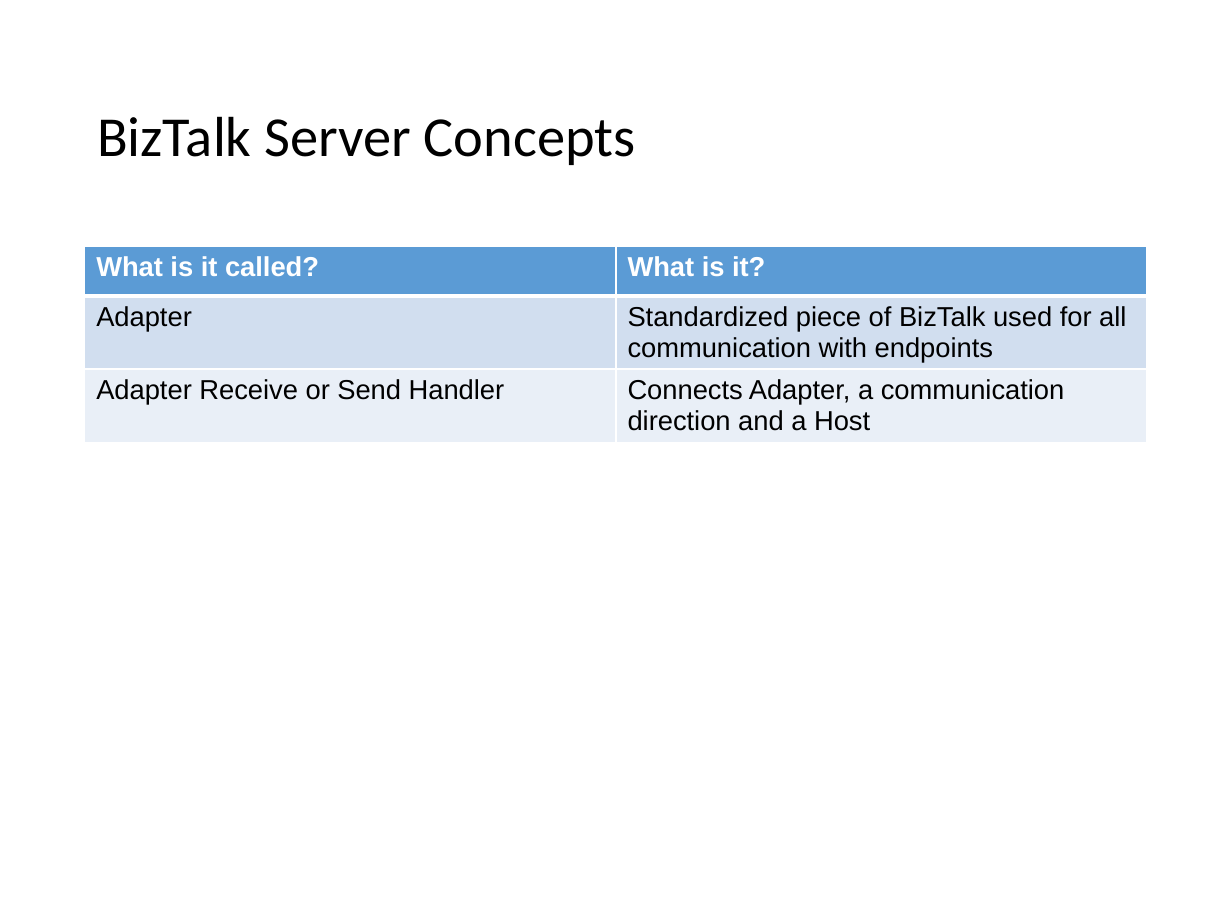
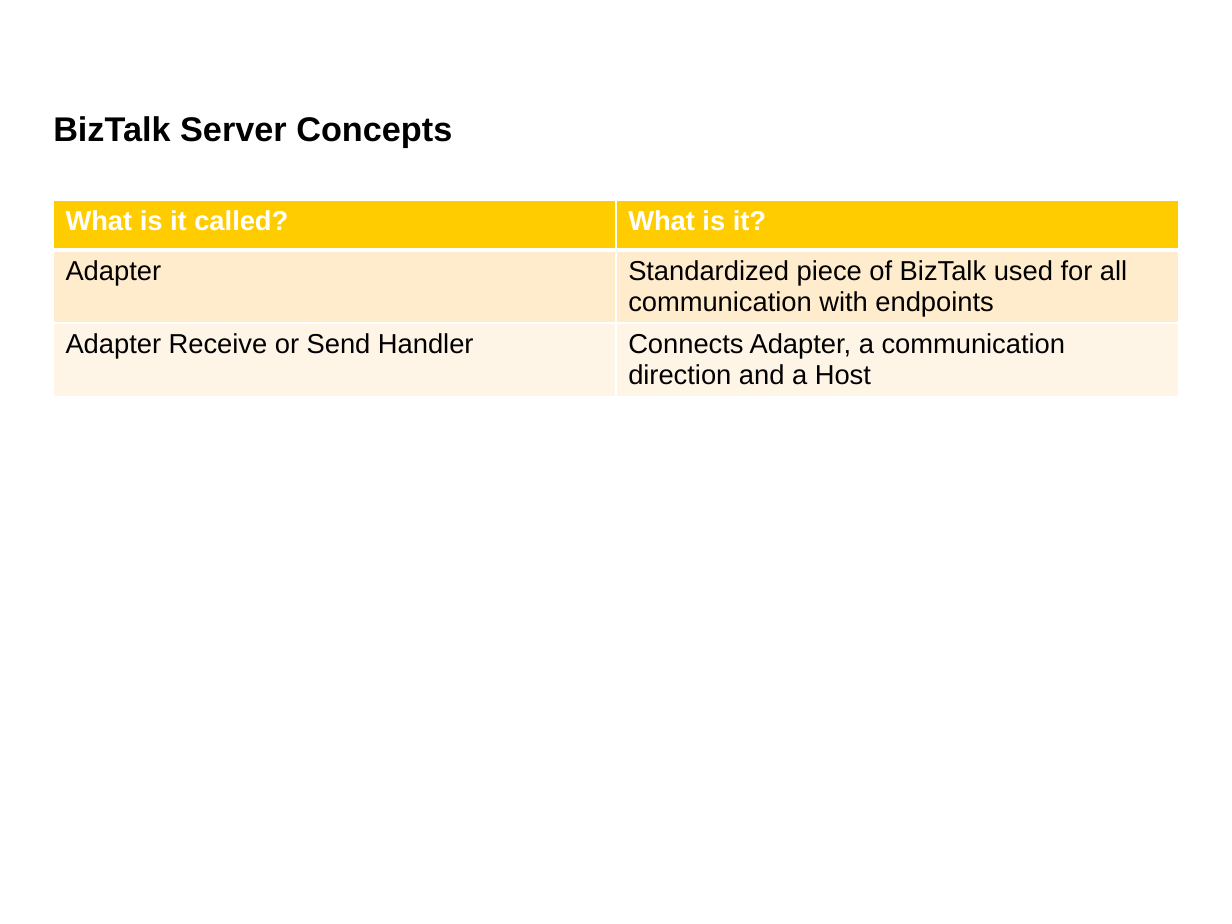
Before and after one commit to wmmihaa/BizTalk-Server---Developing-Integration-Solutions, a slide deck: slide 28 of Slides/Module 1 - Introduction to BizTalk Server.pptx. Drawn at 1232x924 pixels with LibreOffice and Linux fonts; fonts in the diff are those of the drawing. Boxes give left, top, right and bottom in pixels: in the first picture for what was removed or moved away, otherwise in the second. Text is boxed around its words. In the diff, an @@ line names an element or a change of style, - is before the commit and + after.

```diff
--- a/Slides/Module 1 - Introduction to BizTalk Server.pptx
+++ b/Slides/Module 1 - Introduction to BizTalk Server.pptx
@@ title "BizTalk Server Concepts": place and size @@
-title "BizTalk Server Concepts" at box(97, 116, 636, 165)
+title "BizTalk Server Concepts" at box(53, 116, 452, 147)
@@ title "BizTalk Server Concepts" at box(53, 116, 452, 147): size 33 to 20 pt, font Calibri to Arial, bold on; line spacing 0.9 to 1 @@
@@ table at box(53, 200, 1179, 821) @@
@@ fill #5B9BD5 to #FFCC00 in row 1 @@
@@ fill #D2DEEF to #FFECCC in row 2 @@
@@ fill #EAEFF7 to #FFF6E7 in row 3 @@
@@ table: place and size @@
-table at box(85, 246, 1147, 833)
+table at box(53, 200, 1179, 821)
```
Also in this commit, not shown: 67 other slides changed, 16 other files.
